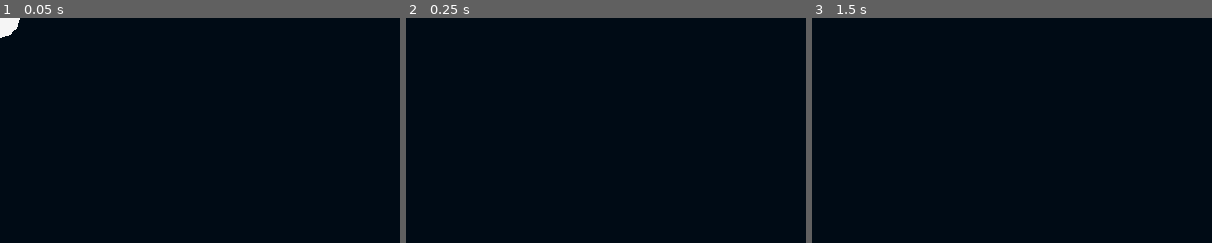
Above: before the commit, frames 1-3 (left to right).
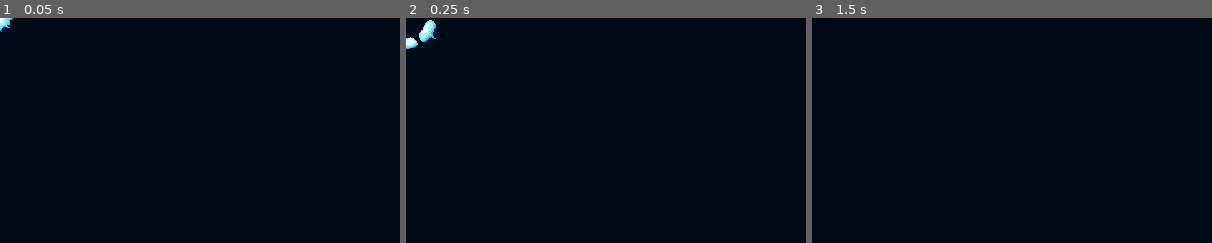
Above: after the commit, the same moments.

Repository: diego-acevedo/grabeaty
Game: Godot game, scene res://scenes/shooter/characters/bullets/explosion.tscn
Two runs of this game, one before a commit and one after it. Both use one fixed random seed, a clock stepped at 60 frames per second and the inputs below. This scene is started directly instead of the project's main scene.
Inputs:
- Up to frame 1 (0.05 s): no input
- Up to frame 2 (0.25 s): no input
- Up to frame 3 (1.5 s): tap Enter (Pause) at 0.5 s; hold Right (move_right) 0.53-1.28 s; tap Space at 1.25 s; hold Left (move_left) from 1.28 s (still down)
The pictures show only the part of the screen within x 0-50%, y 0-50%; the shares and areas given below are measured in that part.

The runs differ from the first frame. In frame 1, 0.3% of the frame differs, in the area x 0-5%, y 0-9%; in frame 2, 0.4%, in the area x 0-8%, y 0-14%; in frame 3, nothing differs.

Commit message:
feat: add sprite for explosive bullet

Diff:
--- a/scenes/shooter/characters/bullets/drone.tscn
+++ b/scenes/shooter/characters/bullets/drone.tscn
@@ -7,7 +7,6 @@
 script = ExtResource("1_hc3tc")
 
 [node name="Sprite2D" type="Sprite2D" parent="."]
-scale = Vector2(0.7, 0.7)
 texture = ExtResource("2_knwk2")
 hframes = 18
 vframes = 10
--- a/scenes/shooter/characters/bullets/explosion.tscn
+++ b/scenes/shooter/characters/bullets/explosion.tscn
@@ -1,160 +1,65 @@
-[gd_scene load_steps=8 format=3 uid="uid://c3oer4vqueaq5"]
+[gd_scene load_steps=7 format=3 uid="uid://c3oer4vqueaq5"]
 
-[ext_resource type="Texture2D" uid="uid://b7xe1ldr7cv3s" path="res://assets/sprites/CirculoBlanco.png" id="1_l7via"]
 [ext_resource type="Script" path="res://scripts/shooter/characters/bullets/explosion.gd" id="1_xd68a"]
-[ext_resource type="Texture2D" uid="uid://c4r3puxhl6suj" path="res://assets/sprites/All_Fire_Bullet_Pixel_16x16_02.png" id="3_640sa"]
+[ext_resource type="Texture2D" uid="uid://ceyl8lr11hjcm" path="res://assets/sprites/expansive_wave.png" id="2_j64q0"]
 
 [sub_resource type="CircleShape2D" id="CircleShape2D_8ksmv"]
+radius = 8.0
 
 [sub_resource type="Animation" id="Animation_gpr4g"]
 length = 0.001
 tracks/0/type = "value"
 tracks/0/imported = false
 tracks/0/enabled = true
-tracks/0/path = NodePath("CollisionShape2D:shape:radius")
+tracks/0/path = NodePath("Sprite2D:frame")
 tracks/0/interp = 1
 tracks/0/loop_wrap = true
 tracks/0/keys = {
 "times": PackedFloat32Array(0),
 "transitions": PackedFloat32Array(1),
-"update": 0,
-"values": [10.0]
+"update": 1,
+"values": [0]
 }
 tracks/1/type = "value"
 tracks/1/imported = false
 tracks/1/enabled = true
-tracks/1/path = NodePath("Sprite2D:scale")
+tracks/1/path = NodePath("CollisionShape2D:shape:radius")
 tracks/1/interp = 1
 tracks/1/loop_wrap = true
 tracks/1/keys = {
 "times": PackedFloat32Array(0),
 "transitions": PackedFloat32Array(1),
 "update": 0,
-"values": [Vector2(0.15, 0.15)]
-}
-tracks/2/type = "value"
-tracks/2/imported = false
-tracks/2/enabled = true
-tracks/2/path = NodePath("top:scale")
-tracks/2/interp = 1
-tracks/2/loop_wrap = true
-tracks/2/keys = {
-"times": PackedFloat32Array(0),
-"transitions": PackedFloat32Array(1),
-"update": 0,
-"values": [Vector2(1.2, 1.2)]
-}
-tracks/3/type = "value"
-tracks/3/imported = false
-tracks/3/enabled = true
-tracks/3/path = NodePath("top:position")
-tracks/3/interp = 1
-tracks/3/loop_wrap = true
-tracks/3/keys = {
-"times": PackedFloat32Array(0),
-"transitions": PackedFloat32Array(1),
-"update": 0,
-"values": [Vector2(1, 1)]
-}
-tracks/4/type = "value"
-tracks/4/imported = false
-tracks/4/enabled = true
-tracks/4/path = NodePath("top2:scale")
-tracks/4/interp = 1
-tracks/4/loop_wrap = true
-tracks/4/keys = {
-"times": PackedFloat32Array(0),
-"transitions": PackedFloat32Array(1),
-"update": 0,
-"values": [Vector2(-1.2, -1.2)]
-}
-tracks/5/type = "value"
-tracks/5/imported = false
-tracks/5/enabled = true
-tracks/5/path = NodePath("top2:position")
-tracks/5/interp = 1
-tracks/5/loop_wrap = true
-tracks/5/keys = {
-"times": PackedFloat32Array(0),
-"transitions": PackedFloat32Array(1),
-"update": 0,
-"values": [Vector2(1, -1)]
+"values": [8.0]
 }
 
 [sub_resource type="Animation" id="Animation_us4cf"]
 resource_name = "expansion"
-length = 0.2
+length = 0.4
+step = 0.05
 tracks/0/type = "value"
 tracks/0/imported = false
 tracks/0/enabled = true
-tracks/0/path = NodePath("CollisionShape2D:shape:radius")
+tracks/0/path = NodePath("Sprite2D:frame")
 tracks/0/interp = 1
 tracks/0/loop_wrap = true
 tracks/0/keys = {
-"times": PackedFloat32Array(0, 0.2),
-"transitions": PackedFloat32Array(1, 1),
-"update": 0,
-"values": [10.0, 100.0]
+"times": PackedFloat32Array(0, 0.05, 0.1, 0.15, 0.2, 0.25, 0.3, 0.35),
+"transitions": PackedFloat32Array(1, 1, 1, 1, 1, 1, 1, 1),
+"update": 1,
+"values": [0, 1, 2, 3, 4, 5, 6, 7]
 }
 tracks/1/type = "value"
 tracks/1/imported = false
 tracks/1/enabled = true
-tracks/1/path = NodePath("Sprite2D:scale")
+tracks/1/path = NodePath("CollisionShape2D:shape:radius")
 tracks/1/interp = 1
 tracks/1/loop_wrap = true
 tracks/1/keys = {
-"times": PackedFloat32Array(0, 0.2),
-"transitions": PackedFloat32Array(1, 1),
-"update": 0,
-"values": [Vector2(0.15, 0.15), Vector2(1.6, 1.6)]
-}
-tracks/2/type = "value"
-tracks/2/imported = false
-tracks/2/enabled = true
-tracks/2/path = NodePath("top:scale")
-tracks/2/interp = 1
-tracks/2/loop_wrap = true
-tracks/2/keys = {
-"times": PackedFloat32Array(0, 0.2),
-"transitions": PackedFloat32Array(1, 1),
-"update": 0,
-"values": [Vector2(1.2, 1.2), Vector2(10, 10)]
-}
-tracks/3/type = "value"
-tracks/3/imported = false
-tracks/3/enabled = true
-tracks/3/path = NodePath("top:position")
-tracks/3/interp = 1
-tracks/3/loop_wrap = true
-tracks/3/keys = {
-"times": PackedFloat32Array(0, 0.2),
-"transitions": PackedFloat32Array(1, 1),
-"update": 0,
-"values": [Vector2(1, 1), Vector2(22, 25)]
-}
-tracks/4/type = "value"
-tracks/4/imported = false
-tracks/4/enabled = true
-tracks/4/path = NodePath("top2:scale")
-tracks/4/interp = 1
-tracks/4/loop_wrap = true
-tracks/4/keys = {
-"times": PackedFloat32Array(0, 0.2),
-"transitions": PackedFloat32Array(1, 1),
-"update": 0,
-"values": [Vector2(-1.2, -1.2), Vector2(-10, -10)]
-}
-tracks/5/type = "value"
-tracks/5/imported = false
-tracks/5/enabled = true
-tracks/5/path = NodePath("top2:position")
-tracks/5/interp = 1
-tracks/5/loop_wrap = true
-tracks/5/keys = {
-"times": PackedFloat32Array(0, 0.2),
-"transitions": PackedFloat32Array(1, 1),
-"update": 0,
-"values": [Vector2(1, -1), Vector2(-14, -27)]
+"times": PackedFloat32Array(0, 0.05, 0.1, 0.15, 0.2, 0.25, 0.3, 0.35),
+"transitions": PackedFloat32Array(1, 1, 1, 1, 1, 1, 1, 1),
+"update": 1,
+"values": [8.0, 16.0, 24.0, 32.0, 40.0, 50.0, 50.0, 50.0]
 }
 
 [sub_resource type="AnimationLibrary" id="AnimationLibrary_6g2at"]
@@ -166,28 +71,12 @@
 [node name="explosion" type="Area2D"]
 collision_mask = 4
 script = ExtResource("1_xd68a")
+explosion_damage = 20
+max_radius = 100.0
 
 [node name="Sprite2D" type="Sprite2D" parent="."]
-scale = Vector2(0.15, 0.15)
-texture = ExtResource("1_l7via")
-
-[node name="top" type="Sprite2D" parent="."]
-visible = false
-position = Vector2(1, 1)
-scale = Vector2(1.2, 1.2)
-texture = ExtResource("3_640sa")
-hframes = 40
-vframes = 25
-frame = 77
-
-[node name="top2" type="Sprite2D" parent="."]
-visible = false
-position = Vector2(1, -1)
-scale = Vector2(-1.2, -1.2)
-texture = ExtResource("3_640sa")
-hframes = 40
-vframes = 25
-frame = 77
+texture = ExtResource("2_j64q0")
+hframes = 8
 
 [node name="CollisionShape2D" type="CollisionShape2D" parent="."]
 shape = SubResource("CircleShape2D_8ksmv")
--- a/scenes/shooter/characters/enemies/enemy_1.tscn
+++ b/scenes/shooter/characters/enemies/enemy_1.tscn
@@ -35,6 +35,9 @@
 "values": [false]
 }
 
+[sub_resource type="Animation" id="Animation_2i6bm"]
+resource_name = "damage"
+
 [sub_resource type="Animation" id="Animation_vlsxs"]
 resource_name = "explosion"
 length = 0.3
@@ -66,6 +69,7 @@
 [sub_resource type="AnimationLibrary" id="AnimationLibrary_rjpps"]
 _data = {
 "RESET": SubResource("Animation_tmjq1"),
+"damage": SubResource("Animation_2i6bm"),
 "explosion": SubResource("Animation_vlsxs")
 }
 
--- a/scripts/shooter/characters/enemy.gd
+++ b/scripts/shooter/characters/enemy.gd
@@ -13,6 +13,8 @@
 	scale.y = -1
 	timer.timeout.connect(_shoot)
 	_set_timer()
+
+
 
 func _shoot() -> void:
 	var bullet = bullet_scene.instantiate()
Binary file added: assets/sprites/expansive_wave.png
Not shown, added: assets/sprites/expansive_wave.png.import
Not shown: 1 places in scenes/shooter/characters/enemies/enemy_1.tscn that only renumber resources
